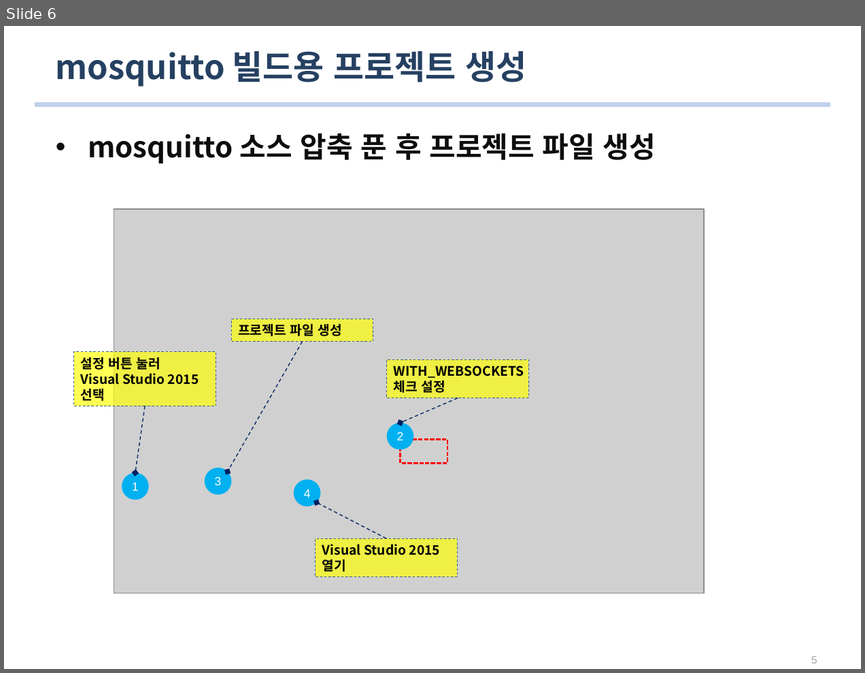
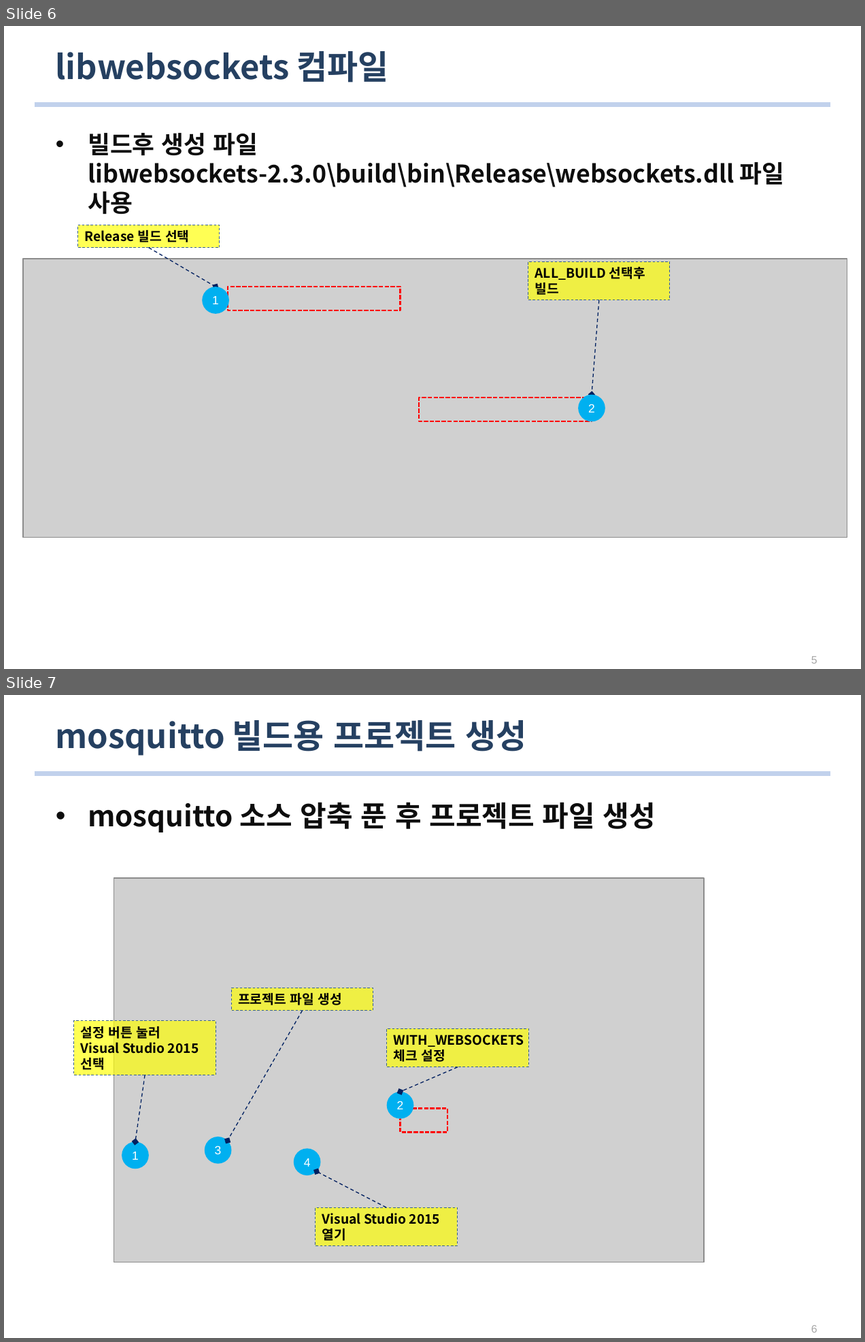
Before and after one commit to Geloi/mosquitto-win32-binary, a slide deck: building_mosquitto_on_windows.pptx. Shown one above the other, each under a label of ours: slide 6 before the commit, slides 6 and 7 after it. The pictures are 865x673 and 865x1342 pixels, drawn with LibreOffice and Linux fonts; fonts in the diff are those of the drawing; grey boxes stand for pictures. Boxes give left, top, right and bottom in pixels: in the first picture for what was removed or moved away, otherwise in the second. Text is boxed around its words. In the diff, an @@ line names an element or a change of style, - is before the commit and + after.

```diff
--- a/building_mosquitto_on_windows.pptx
+++ b/building_mosquitto_on_windows.pptx
@@ slide 6 added at [4, 26, 861, 669], background #FFFFFF; not listed: 1 template element that a slide beside it also shows @@
@@ title added at [56, 51, 388, 82], 28 pt, text #254061, bold @@
+libwebsockets 컴파일
@@ text added at [88, 133, 785, 214], 20.4 pt, text #0D0D0D, bold @@
+• 빌드후 생성 파일
+  libwebsockets-2.3.0\build\bin\Release\websockets.dll 파일 사용
@@ rectangle added at [77, 225, 219, 247], fill #FFFF00 at 67% opacity, outline #376092 0.5 pt dashed, 11 pt, text #000000, bold @@
+Release 빌드 선택
@@ arrow added from (149, 248) to (215, 286), #002060 0.75 pt dashed @@
@@ picture added at [23, 259, 847, 537] @@
@@ rectangle added at [528, 261, 670, 300], fill #FFFF00 at 67% opacity, outline #376092 0.5 pt dashed, 11 pt, text #000000, bold @@
+ALL_BUILD 선택후 빌드
@@ ellipse added at [202, 286, 228, 313], fill #00B0F0, 10 pt, text #FFFFFF @@
+1
@@ rectangle added at [228, 286, 400, 310], outline #FF0000 1.25 pt dashed @@
@@ arrow added from (598, 300) to (592, 395), #002060 0.75 pt dashed @@
@@ rectangle added at [419, 398, 591, 422], outline #FF0000 1.25 pt dashed @@
@@ ellipse added at [578, 395, 604, 421], fill #00B0F0, 10 pt, text #FFFFFF @@
+2
@@ page number added at [811, 656, 817, 663], 9 pt, text #A6A6A6 @@
+5
@@ what was slide 6 is now slide 7 @@
```
Also in this commit, not shown: 3 slides changed, 2 other files.
